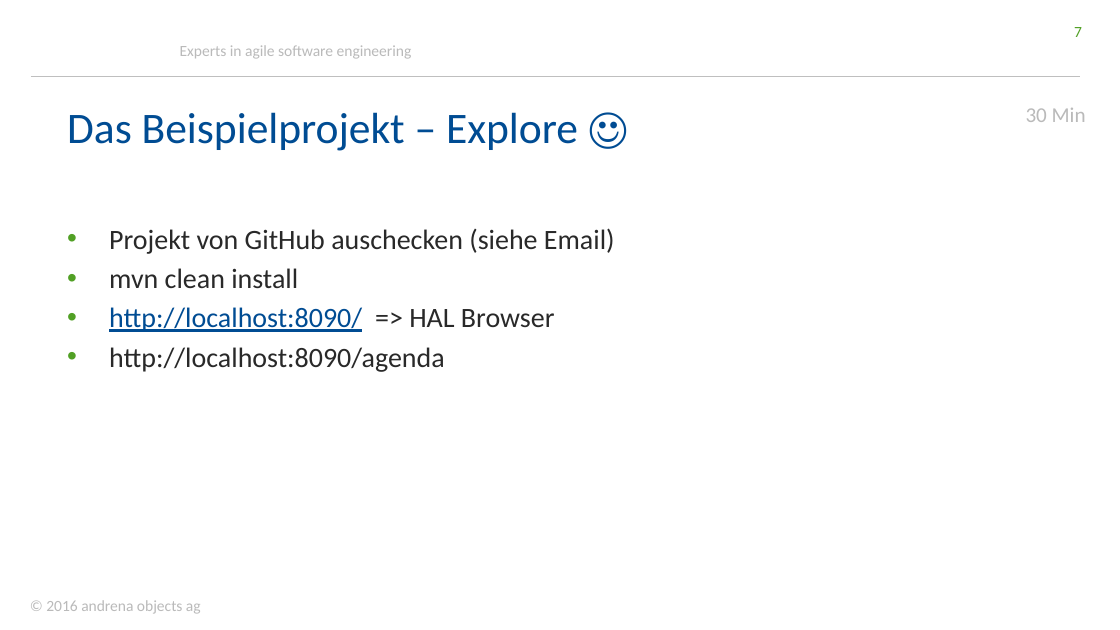
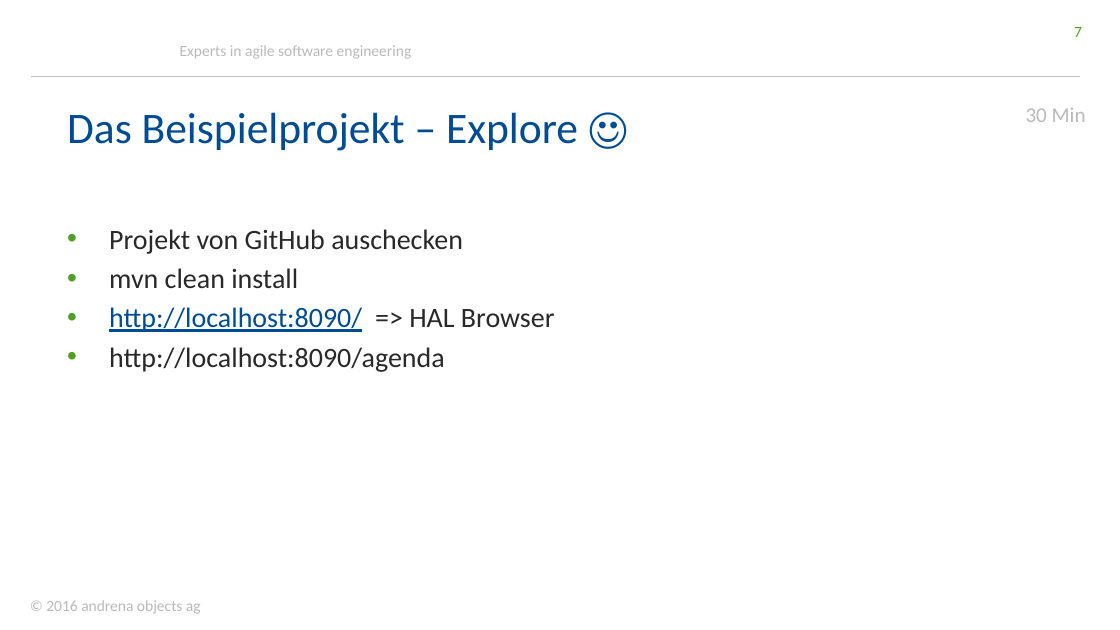
Before and after one commit to stklqt/oop-springboot-springdata-server, a slide deck: slide 7 of springBootDataWorkshop.pptx. Drawn at 1120x630 pixels with LibreOffice and Linux fonts; fonts in the diff are those of the drawing; background and template pictures are left out. Boxes give left, top, right and bottom in pixels: in the first picture for what was removed or moved away, otherwise in the second. Text is boxed around its words. In the diff, an @@ line names an element or a change of style, - is before the commit and + after.

```diff
--- a/springBootDataWorkshop.pptx
+++ b/springBootDataWorkshop.pptx
@@ text at [109,229,463,254]: text changed @@
-• Projekt von GitHub auschecken (siehe Email)
+• Projekt von GitHub auschecken
```
Also in this commit, not shown: 2 other slides changed, 2 slides removed, 1 other file.
